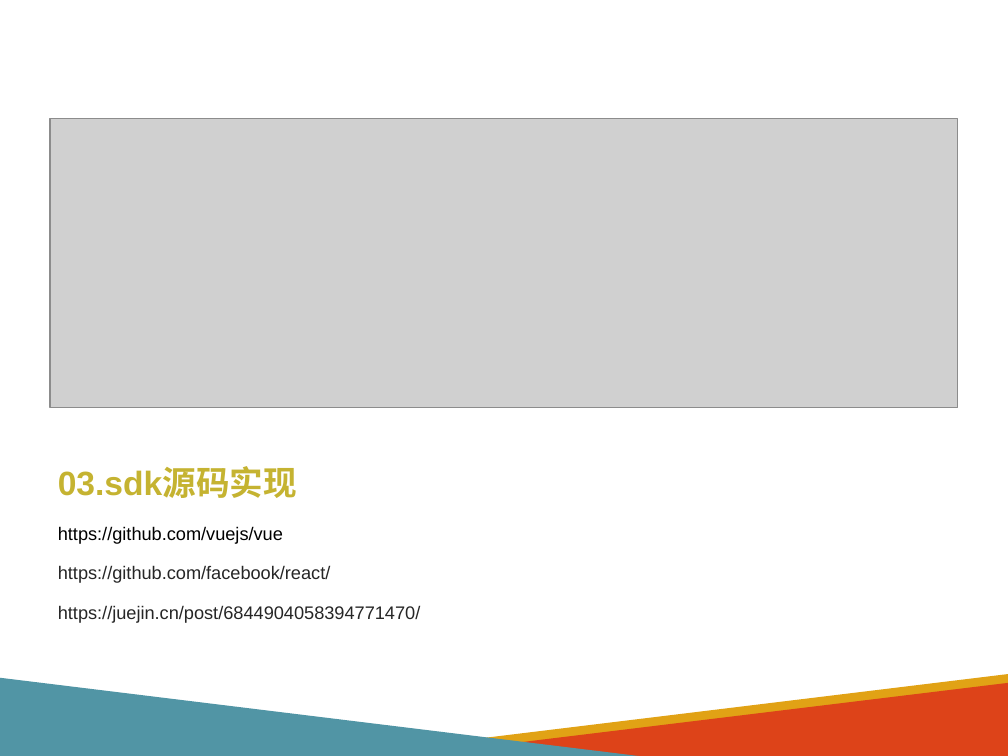
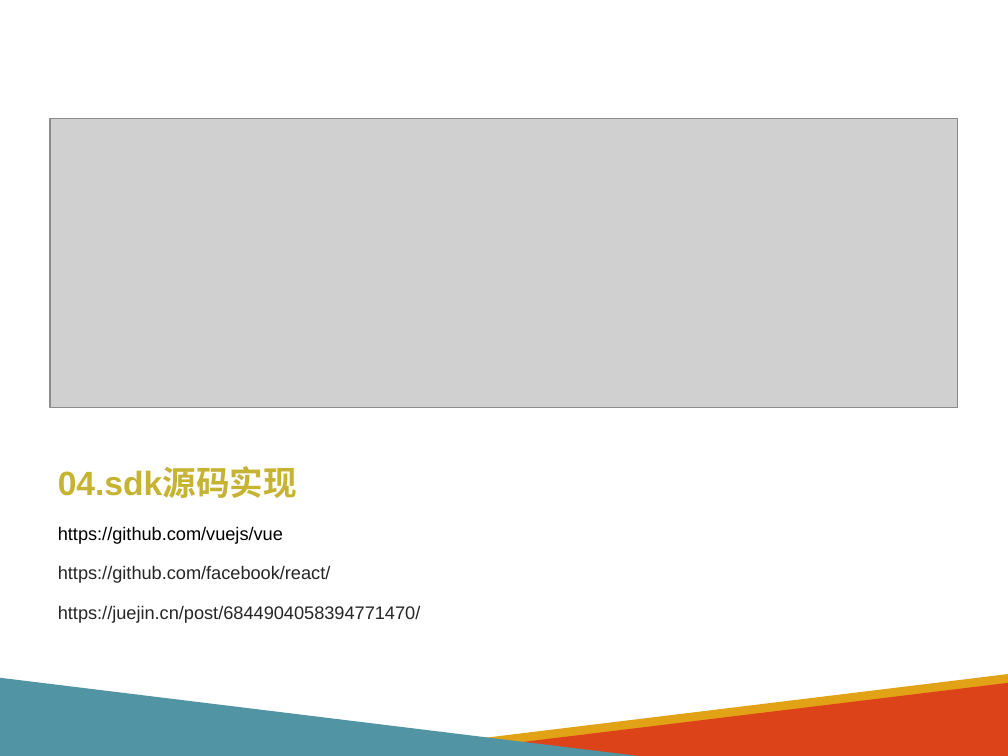
Before and after one commit to Wu-Qin-Hao/workLog, a slide deck: slide 7 of pinming/ccbim-sdk.ppt (slide 6 before the commit). Drawn at 1008x756 pixels with LibreOffice and Linux fonts; fonts in the diff are those of the drawing; grey boxes stand for pictures. Boxes give left, top, right and bottom in pixels: in the first picture for what was removed or moved away, otherwise in the second. Text is boxed around its words. In the diff, an @@ line names an element or a change of style, - is before the commit and + after.

```diff
--- a/pinming/ccbim-sdk.ppt
+++ b/pinming/ccbim-sdk.ppt
@@ text at [58,468,297,498]: text changed @@
-03.sdk源码实现
+04.sdk源码实现
```
Also in this commit, not shown: 3 other slides changed, 1 slide added.
